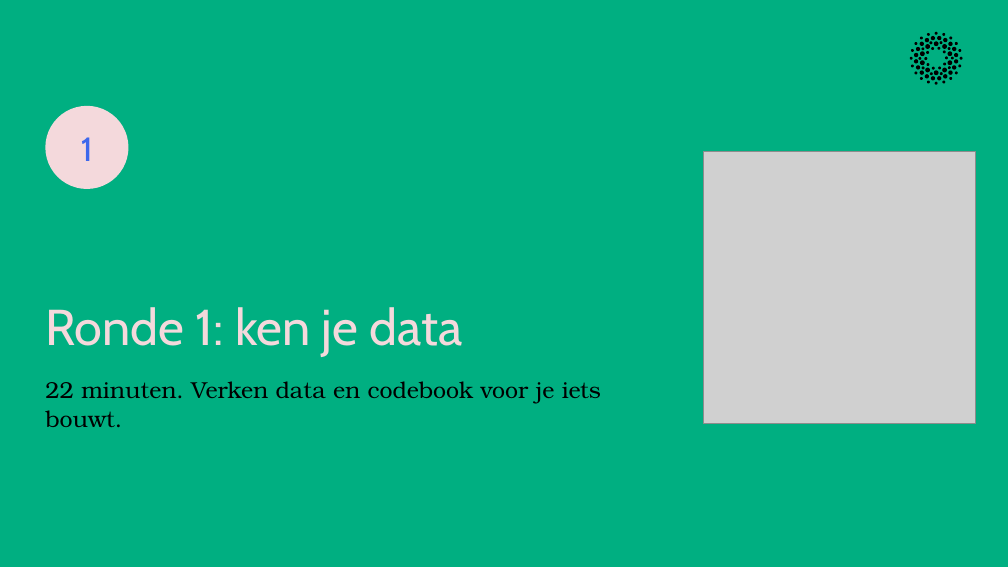
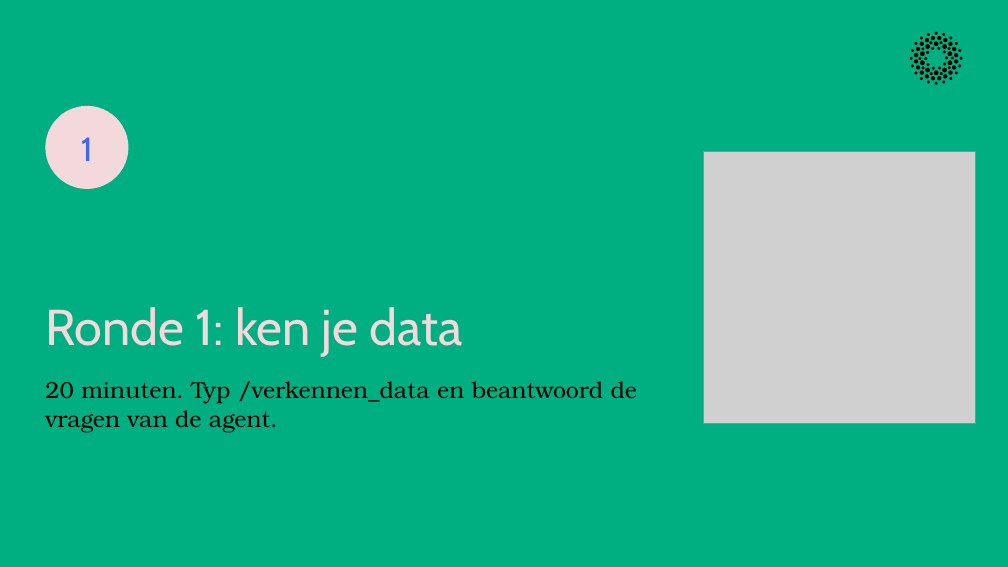
Before and after one commit to cedanl/clidev-presentaties, a slide deck: slide 19 of exports/261005_workshop_rad_uitvoering.pptx. Drawn at 1008x567 pixels with LibreOffice and Linux fonts; fonts in the diff are those of the drawing; grey boxes stand for pictures. Boxes give left, top, right and bottom in pixels: in the first picture for what was removed or moved away, otherwise in the second. Text is boxed around its words. In the diff, an @@ line names an element or a change of style, - is before the commit and + after.

```diff
--- a/exports/261005_workshop_rad_uitvoering.pptx
+++ b/exports/261005_workshop_rad_uitvoering.pptx
@@ text at bbox=[45, 381, 637, 433]: text changed @@
-22 minuten. Verken data en codebook voor je iets bouwt.
+20 minuten. Typ /verkennen_data en beantwoord de vragen van de agent.
```
Also in this commit, not shown: 12 other slides changed, 1 other file.
